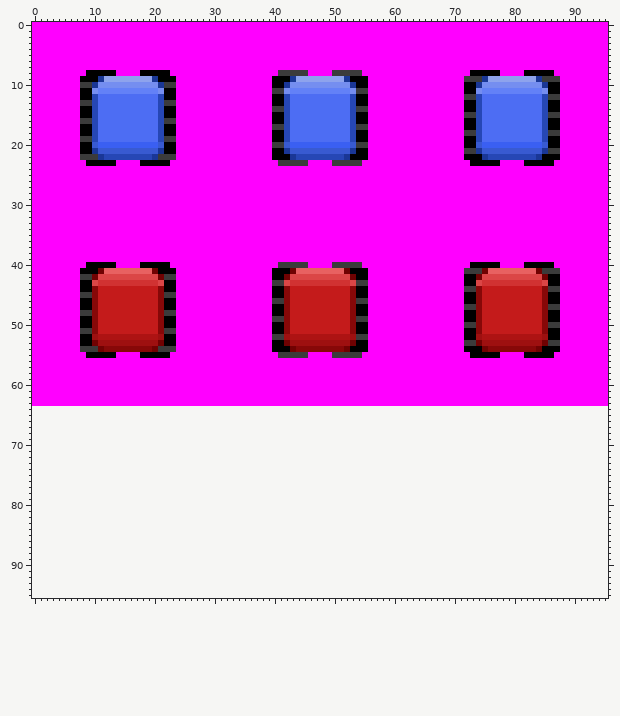
A sprite sheet gets an edit: v2_sprites_and_backgrounds/sprites/all-tanks.png. The picture above was drawn from the file before the commit.
The file is 96x64 pixels. The old version is drawn lined up with the new one, on the new canvas.
After the commit:
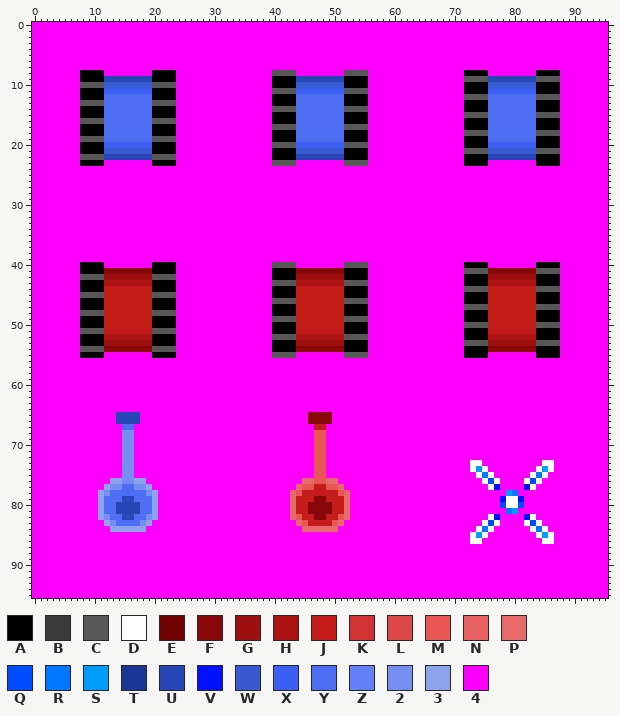
Palette (. is transparent): A #000000  B #3b3b3b  C #575757  D #ffffff  E #700202  F #870808  G #9e1010  H #ad1313  J #c41b1b  K #d13232  L #db4646  M #e85656  N #e86161  P #e86b6b  Q #004cff  R #0077ff  S #009dff  T #1a3796  U #2647b5  V #0011ff  W #385ad1  X #3a5ff2  Y #4d6df3  Z #6381f7  2 #758ef0  3 #8ea3ed  4 #ff00ff
Changes in this commit:
canvas 96x64 -> 96x96
Changed rows in their new state; - is an unchanged pixel.
first column x 8:
 8 A---44----44---A----------------CCCC44----44CCCC----------------A---44----44---A
 9 ---AUUUUUUUUA----------------------AUUUUUUUUA-------------------CCCCUUUUUUUUCCCC
10 CCCCWWWWWWWWCCCC------------------AAWWWWWWWWAA--------------------AAWWWWWWWWAA--
11 --AAXXXXXXXXAA------------------CCCCXXXXXXXXCCCC------------------AAXXXXXXXXAA--
12 --AA--------AA--------------------AA--------AA------------------CCCC--------CCCC
13 CCCC--------CCCC------------------AA--------AA--------------------AA--------AA--
14 --AA--------AA------------------CCCC--------CCCC------------------AA--------AA--
15 --AA--------AA--------------------AA--------AA------------------CCCC--------CCCC
16 CCCC--------CCCC------------------AA--------AA--------------------AA--------AA--
17 --AA--------AA------------------CCCC--------CCCC------------------AA--------AA--
18 --AA--------AA--------------------AA--------AA------------------CCCC--------CCCC
19 CCCC--------CCCC------------------AA--------AA--------------------AA--------AA--
20 --AA--------AA------------------CCCC--------CCCC------------------AA--------AA--
21 --AA--------AA--------------------AA--------AA------------------CCCC--------CCCC
22 CCCC--------CCCC-------------------A--------A----------------------A--------A---
23 A---44----44---A----------------CCCC44----44CCCC----------------A---44----44---A
first column x 8:
40 A---44----44---A----------------CCCC44----44CCCC----------------A---44----44---A
41 ---AFFFFFFFFA----------------------AFFFFFFFFA-------------------CCCCFFFFFFFFCCCC
42 CCCCGGGGGGGGCCCC------------------AAGGGGGGGGAA--------------------AAGGGGGGGGAA--
43 --AAHHHHHHHHAA------------------CCCCHHHHHHHHCCCC------------------AAHHHHHHHHAA--
44 --AA--------AA--------------------AA--------AA------------------CCCC--------CCCC
45 CCCC--------CCCC------------------AA--------AA--------------------AA--------AA--
46 --AA--------AA------------------CCCC--------CCCC------------------AA--------AA--
47 --AA--------AA--------------------AA--------AA------------------CCCC--------CCCC
48 CCCC--------CCCC------------------AA--------AA--------------------AA--------AA--
49 --AA--------AA------------------CCCC--------CCCC------------------AA--------AA--
50 --AA--------AA--------------------AA--------AA------------------CCCC--------CCCC
51 CCCC--------CCCC------------------AA--------AA--------------------AA--------AA--
52 --AA--------AA------------------CCCC--------CCCC------------------AA--------AA--
53 --AA--------AA--------------------AA--------AA------------------CCCC--------CCCC
54 CCCC--------CCCC-------------------A--------A----------------------A--------A---
55 A---44----44---A----------------CCCC44----44CCCC----------------A---44----44---A
first column x 0:
64 444444444444444444444444444444444444444444444444444444444444444444444444444444444444444444444444
65 44444444444444UUUU4444444444444444444444444444FFFF4444444444444444444444444444444444444444444444
66 44444444444444UUUU4444444444444444444444444444FFFF4444444444444444444444444444444444444444444444
67 444444444444444YY444444444444444444444444444444JJ44444444444444444444444444444444444444444444444
68 44444444444444422444444444444444444444444444444MM44444444444444444444444444444444444444444444444
69 44444444444444422444444444444444444444444444444MM44444444444444444444444444444444444444444444444
70 44444444444444422444444444444444444444444444444MM44444444444444444444444444444444444444444444444
71 44444444444444422444444444444444444444444444444MM44444444444444444444444444444444444444444444444
72 44444444444444422444444444444444444444444444444MM44444444444444444444444444444444444444444444444
73 44444444444444422444444444444444444444444444444MM444444444444444444444444DD4444444444DD444444444
74 44444444444444422444444444444444444444444444444MM444444444444444444444444DSD44444444DSD444444444
75 44444444444444422444444444444444444444444444444MM4444444444444444444444444DRD444444DRD4444444444
76 444444444444433223344444444444444444444444444PPMMPP444444444444444444444444DQD4444DQD44444444444
77 444444444444322YY223444444444444444444444444PMMJJMMP444444444444444444444444DV4444VD444444444444
78 4444444444432YYYYYY234444444444444444444444PMJJJJJJMP44444444444444444444444444SR444444444444444
79 444444444443YYYUUYYY34444444444444444444444PJJJFFJJJP4444444444444444444444444VDDV44444444444444
80 444444444443YYUUUUYY34444444444444444444444PJJFFFFJJP4444444444444444444444444QDDQ44444444444444
81 444444444443YYUUUUYY34444444444444444444444PJJFFFFJJP44444444444444444444444444RS444444444444444
82 4444444444432YYUUYY234444444444444444444444PMJJFFJJMP44444444444444444444444DV4444VD444444444444
83 44444444444432YYYY23444444444444444444444444PMJJJJMP44444444444444444444444DQD4444DQD44444444444
84 444444444444433333344444444444444444444444444PPPPPP44444444444444444444444DRD444444DRD4444444444
85 4444444444444444444444444444444444444444444444444444444444444444444444444DSD44444444DSD444444444
86 4444444444444444444444444444444444444444444444444444444444444444444444444DD4444444444DD444444444
87 444444444444444444444444444444444444444444444444444444444444444444444444444444444444444444444444
88 444444444444444444444444444444444444444444444444444444444444444444444444444444444444444444444444
89 444444444444444444444444444444444444444444444444444444444444444444444444444444444444444444444444
90 444444444444444444444444444444444444444444444444444444444444444444444444444444444444444444444444
91 444444444444444444444444444444444444444444444444444444444444444444444444444444444444444444444444
92 444444444444444444444444444444444444444444444444444444444444444444444444444444444444444444444444
93 444444444444444444444444444444444444444444444444444444444444444444444444444444444444444444444444
94 444444444444444444444444444444444444444444444444444444444444444444444444444444444444444444444444
95 444444444444444444444444444444444444444444444444444444444444444444444444444444444444444444444444
Where, in picture pixels (left, top, right, bottom), the same in both pictures:
changed: (80, 70, 176, 166)
changed: (272, 70, 368, 166)
changed: (464, 70, 560, 166)
changed: (80, 262, 176, 358)
changed: (272, 262, 368, 358)
changed: (464, 262, 560, 358)
added: (32, 406, 608, 598)
